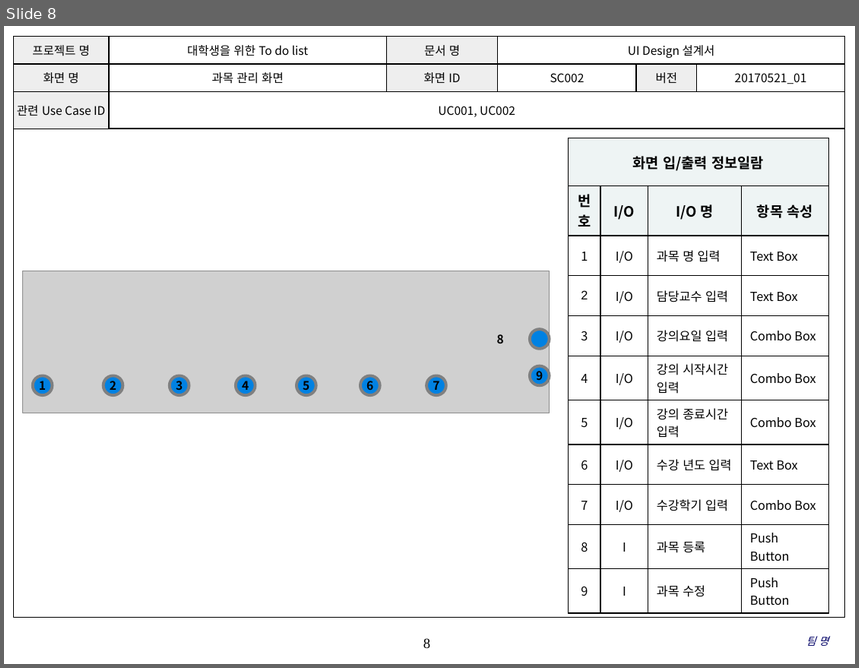
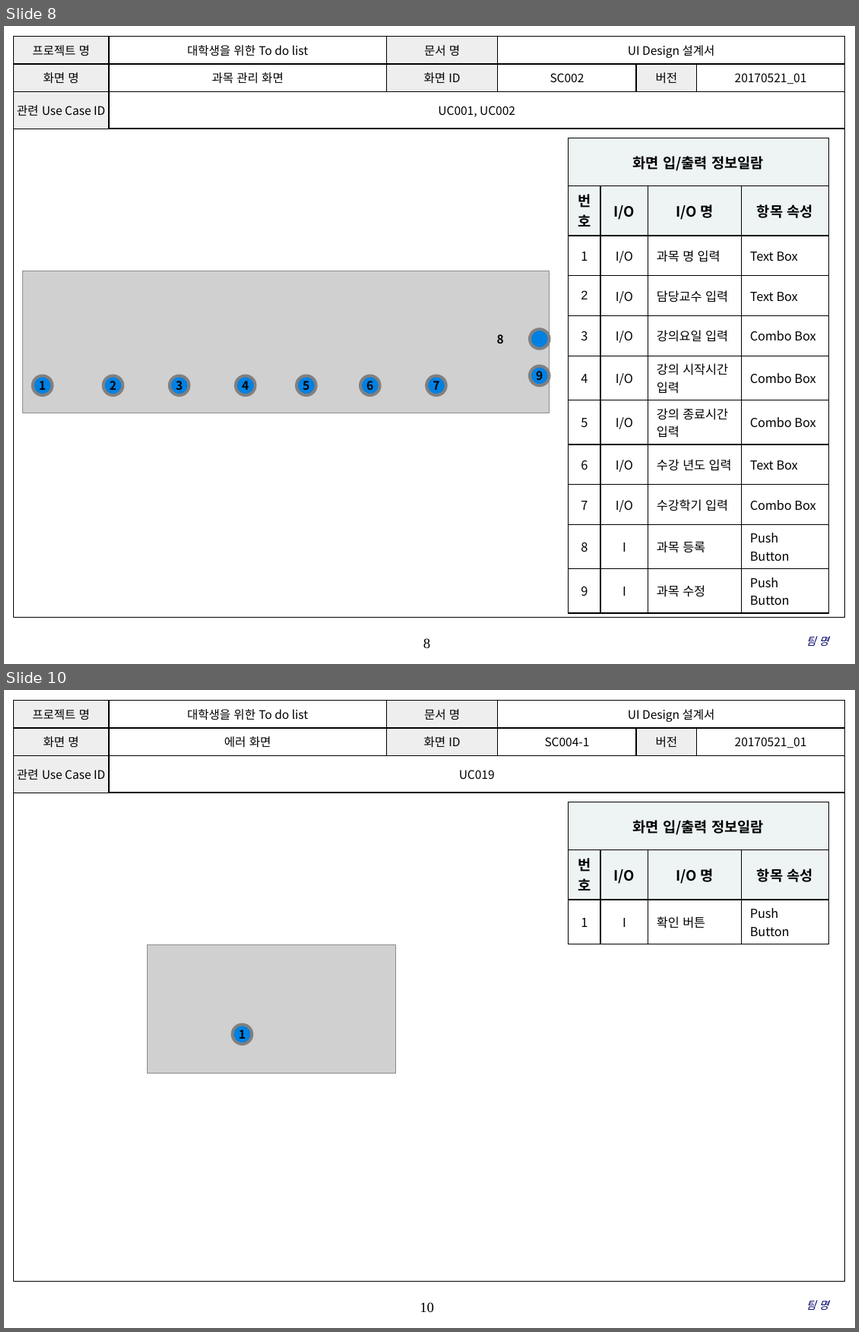
Before and after one commit to SE-admin/SE2017_4_tuna, a slide deck: doc/3_ 설계서/UI Design 설계서.pptx. Shown one above the other, each under a label of ours: slide 8 before the commit, slides 8 and 10 after it; the slides between them are not shown. The pictures are 859x668 and 859x1332 pixels, drawn with LibreOffice and Linux fonts; fonts in the diff are those of the drawing; grey boxes stand for pictures; background and template pictures are left out. Boxes give left, top, right and bottom in pixels: in the first picture for what was removed or moved away, otherwise in the second. Text is boxed around its words. In the diff, an @@ line names an element or a change of style, - is before the commit and + after.

Commit message:
doc/3_ 설계서/UI Design 설계서.pptx UI Design 설계서_4_tuna_20170523_01 메인화면 수정

```diff
--- a/doc/3_ 설계서/UI Design 설계서.pptx
+++ b/doc/3_ 설계서/UI Design 설계서.pptx
@@ slide 10 added at bbox=[4, 690, 855, 1328], background #FFFFFF; not listed: 2 template elements that a slide beside it also shows @@
@@ table added at bbox=[13, 700, 845, 788], 3 rows, 6 columns @@
+프로젝트 명 | 대학생을 위한 To do list | 문서 명 | UI Design 설계서 |  | 
+화면 명 | 에러 화면 | 화면 ID | SC004-1 | 버전 | 20170521_01
+관련 Use Case ID | UC019 |  |  |  | 
@@ table added at bbox=[569, 802, 829, 939], 3 rows, 4 columns @@
+화면 입/출력 정보일람 |  |  | 
+번호 | I/O | I/O 명 | 항목 속성
+1 | I | 확인 버튼 | Push Button
@@ picture added at bbox=[147, 945, 395, 1073] @@
@@ ellipse added at bbox=[232, 1024, 252, 1044], fill #0081E2, outline #808080 2.5 pt, 10 pt, text #000000, bold @@
+1
@@ text added at bbox=[807, 1301, 829, 1310], 9 pt, text #000066, italic @@
+팀 명
```
Also in this commit, not shown: 13 slides changed, 1 other slide added.
